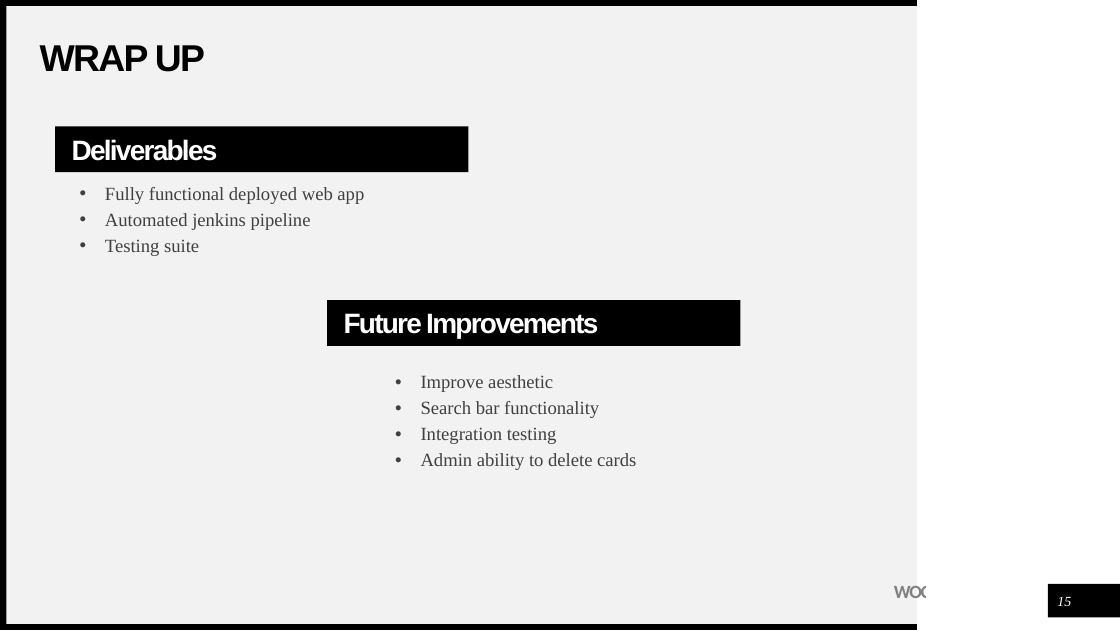
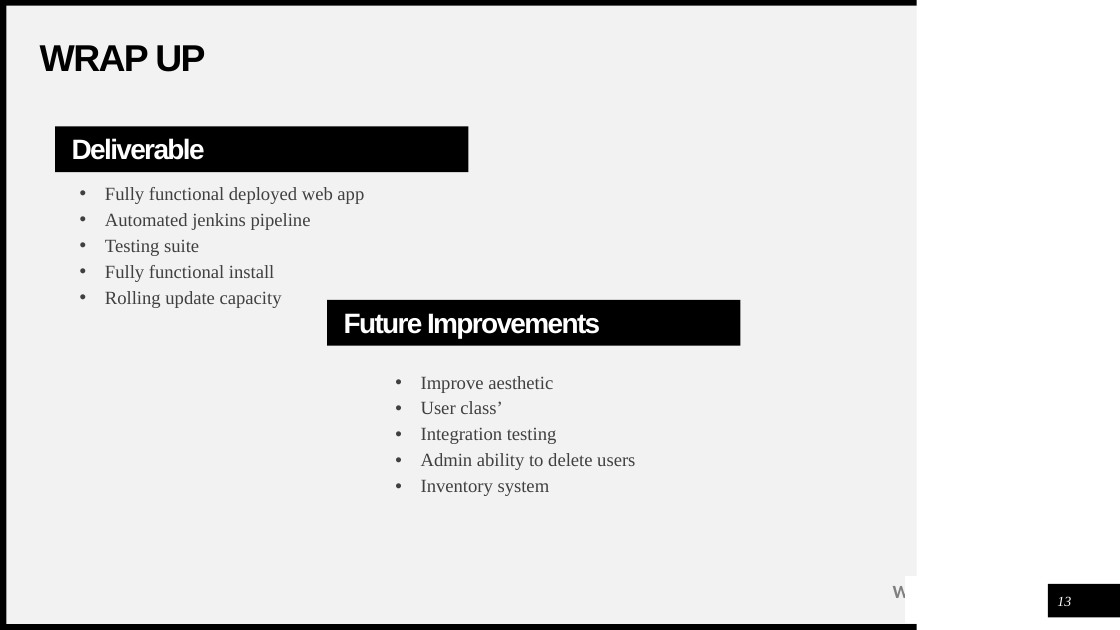
Before and after one commit to Marbul83/PiersProject, a slide deck: slide 13 of Media/DnDPresentation.pptx (slide 15 before the commit). Drawn at 1120x630 pixels with LibreOffice and Linux fonts; fonts in the diff are those of the drawing. Boxes give left, top, right and bottom in pixels: in the first picture for what was removed or moved away, otherwise in the second. Text is boxed around its words. In the diff, an @@ line names an element or a change of style, - is before the commit and + after.

Commit message:
Presentation

```diff
--- a/Media/DnDPresentation.pptx
+++ b/Media/DnDPresentation.pptx
@@ rectangle "Deliverable" at (x1=55, y1=126, x2=469, y2=171): text to rectangle @@
@@ text in rectangle at (x1=72, y1=138, x2=205, y2=160): text changed @@
-Deliverables
+Deliverable
@@ text at (x1=105, y1=265, x2=282, y2=308): paragraphs added @@
+  • Fully functional install
+  • Rolling update capacity
@@ rectangle "Future Improvements" at (x1=327, y1=300, x2=740, y2=345): letter spacing -1.5 to -1.4 pt @@
@@ text at (x1=421, y1=401, x2=502, y2=414): text changed @@
-  • Search bar functionality
+  • User class’
@@ text at (x1=421, y1=453, x2=635, y2=496): text changed @@
-  • Admin ability to delete cards
+  • Admin ability to delete users
+  • Inventory system
@@ text "WOODGROVE BANK" at (x1=893, y1=586, x2=993, y2=598): letter spacing -1 to -0.9 pt @@
@@ rectangle resized from (x1=927, y1=577, x2=1046, y2=622) to (x1=907, y1=577, x2=1045, y2=622) @@
@@ rectangle at (x1=907, y1=577, x2=1045, y2=622): outline #FFFFFF 1 pt to #FFFFFF 2 pt @@
@@ page number at (x1=1057, y1=596, x2=1071, y2=606): text changed @@
-15
+13
```
Also in this commit, not shown: 8 other slides changed, 5 slides added, 7 slides removed, 2 other files.
